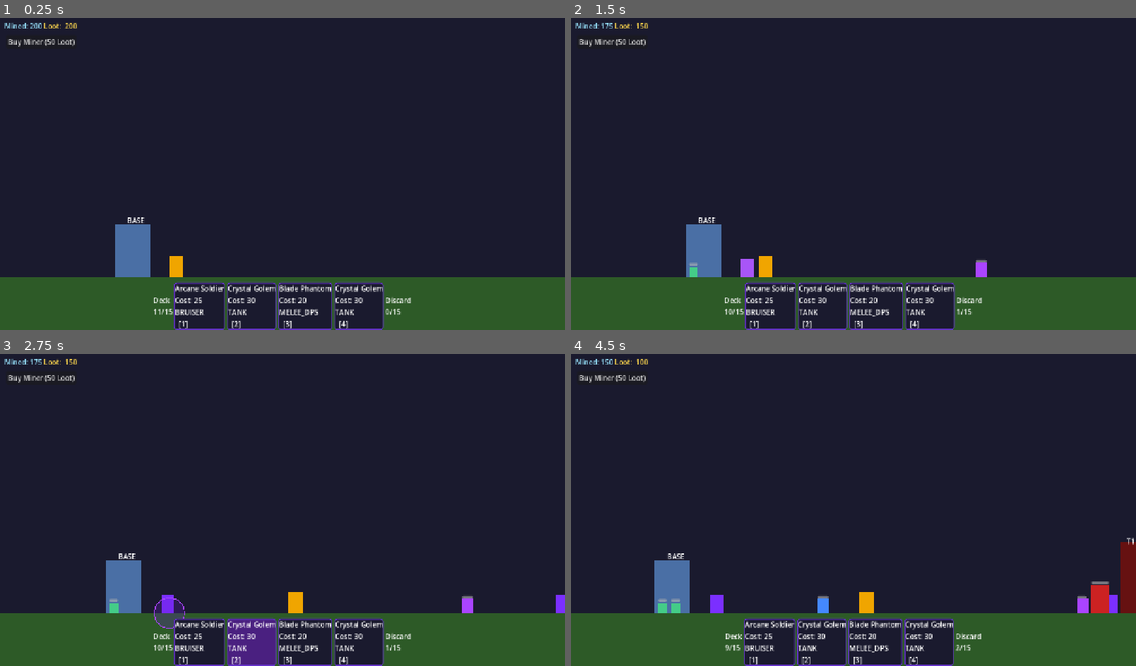
Above: before the commit, frames 1-4 (two rows, left to right).
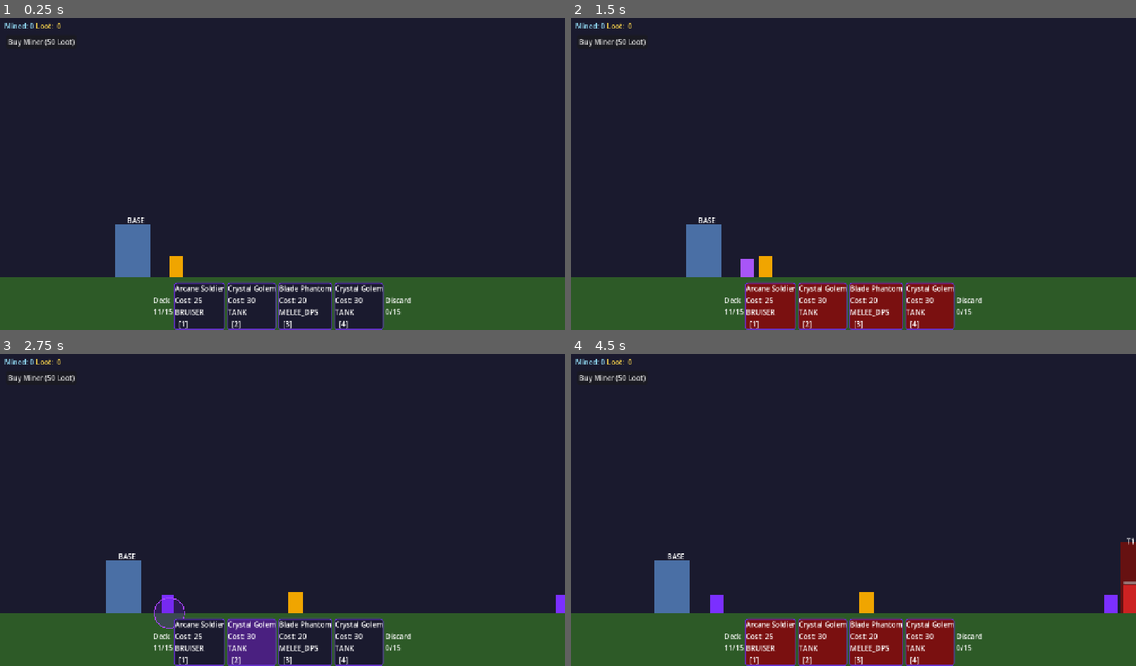
Above: after the commit, the same moments.

Repository: Saebeas/Simplespire
Game: Godot game, scene res://levels/main_game.tscn
Two runs of this game, one before a commit and one after it. Both use one fixed random seed, a clock stepped at 60 frames per second and the inputs below.
Inputs (mouse positions are in pixels of both pictures, inside the frame that each line leads up to):
- Up to frame 1 (0.25 s): no input
- Up to frame 2 (1.5 s): click "Buy Miner (50 Loot)" at 0.5 s; tap Enter at 1.25 s; move the mouse to (977, 155) at 1.27 s; hold D (move_right) from 1.28 s (still down); tap 1 at 1.35 s; click (977, 155) at 1.42 s
- Up to frame 3 (2.75 s): keep holding D (move_right); tap W (move_up) at 1.52, 2.27 s; move the mouse to (169, 522) at 2.02 s; tap 2 at 2.1 s
- Up to frame 4 (4.5 s): move the mouse to (910, 438) at 2.77 s; release D (move_right) at 2.78 s; hold A (move_left) 2.78-3.53 s; tap 3 at 2.85 s; move the mouse to (825, 572) at 3.52 s; hold D (move_right) from 3.53 s (still down); tap 4 at 3.6 s; click (825, 572) at 3.67 s; tap W (move_up) at 3.77 s; move the mouse to (1023, 553) at 4.27 s; tap F at 4.35 s

The runs differ from the first frame. In frame 1, 0.1% of the frame differs, in the area x 5-14%, y 1-4%; in frame 2, 5.3%; in frame 3, 0.3%; in frame 4, 6.6%, in the area x 5-100%, y 1-100%.

Commit message:
garrison and target priority

Diff:
--- a/autoloads/card_manager.gd
+++ b/autoloads/card_manager.gd
@@ -89,11 +89,29 @@
 	discard.append(card)
 	hand[slot] = null
 	_active_hand_index = -1
-	EventBus.card_played.emit(card, slot, EventBus.PlayMode.PUSH)
-	EventBus.minion_played.emit(card, position, EventBus.PlayMode.PUSH)
+	var garrison_tower: Node = _find_garrison_tower(position)
+	if garrison_tower != null:
+		var garrison_pos: Vector2 = garrison_tower.get_garrison_position()
+		EventBus.card_played.emit(card, slot, EventBus.PlayMode.GARRISON)
+		EventBus.minion_played.emit(card, garrison_pos, EventBus.PlayMode.GARRISON)
+	else:
+		EventBus.card_played.emit(card, slot, EventBus.PlayMode.PUSH)
+		EventBus.minion_played.emit(card, position, EventBus.PlayMode.PUSH)
 	print("[CardManager] Played '%s' from slot %d" % [card.display_name, slot])
 	_draw_into_slot(slot)
 
 
 func get_hand() -> Array:
 	return hand
+
+func _find_garrison_tower(pos: Vector2) -> Node:
+	var closest: Node = null
+	var closest_dist: float = 80.0
+	for tower in get_tree().get_nodes_in_group("player_towers"):
+		if not tower.has_garrison_slot():
+			continue
+		var dist: float = abs(tower.global_position.x - pos.x)
+		if dist < closest_dist:
+			closest_dist = dist
+			closest = tower
+	return closest
--- a/entities/enemy_creep.gd
+++ b/entities/enemy_creep.gd
@@ -71,7 +71,7 @@
 	var nearest: Node = null
 	var nearest_dist: float = MELEE_RANGE + 150.0
 
-	# Priority 1: player minions
+	# Priority 1: player minions (includes garrisoned)
 	for minion in get_tree().get_nodes_in_group("player_minions"):
 		if not is_instance_valid(minion):
 			continue
@@ -80,7 +80,18 @@
 			nearest_dist = dist
 			nearest = minion
 
-	# Priority 2: miners (only if no minion found)
+	# Priority 2: player tower bosses
+	if nearest == null:
+		nearest_dist = MELEE_RANGE + 150.0
+		for boss in get_tree().get_nodes_in_group("player_bosses"):
+			if not is_instance_valid(boss):
+				continue
+			var dist: float = abs(global_position.x - boss.global_position.x)
+			if dist < nearest_dist:
+				nearest_dist = dist
+				nearest = boss
+
+	# Priority 3: miners
 	if nearest == null:
 		nearest_dist = MELEE_RANGE + 150.0
 		for miner in get_tree().get_nodes_in_group("miners"):
@@ -91,7 +102,7 @@
 				nearest_dist = dist
 				nearest = miner
 
-	# Priority 3: player base
+	# Priority 4: player base
 	if nearest == null:
 		var base: Node = get_tree().get_first_node_in_group("player_base")
 		if base != null and is_instance_valid(base):
--- a/entities/minions/minion.gd
+++ b/entities/minions/minion.gd
@@ -10,6 +10,8 @@
 var move_speed: float = 120.0
 var boss_damage_multiplier: float = 1.0
 var role: int = 0
+var _is_garrisoned: bool = false
+var garrisoned_tower_index: int = -1
 
 const MELEE_RANGE: float = 40.0
 const ATTACK_INTERVAL: float = 1.0
@@ -56,20 +58,28 @@
 	_attack_timer += delta
 	_current_target = _find_nearest_target()
 
-	if _current_target != null:
-		var dist: float = abs(_current_target.global_position.x - global_position.x)
-		var effective_range: float = attack_range if attack_range > 0.0 else MELEE_RANGE
-		var dir: float = sign(_current_target.global_position.x - global_position.x)
-
-		if dist <= effective_range:
-			velocity.x = 0.0
-			if _attack_timer >= ATTACK_INTERVAL:
+	if _is_garrisoned:
+		velocity.x = 0.0
+		if _current_target != null and _attack_timer >= ATTACK_INTERVAL:
+			var dist: float = abs(_current_target.global_position.x - global_position.x)
+			var effective_range: float = attack_range if attack_range > 0.0 else MELEE_RANGE
+			if dist <= effective_range:
 				_attack_timer = 0.0
 				_do_attack()
+	else:
+		if _current_target != null:
+			var dist: float = abs(_current_target.global_position.x - global_position.x)
+			var effective_range: float = attack_range if attack_range > 0.0 else MELEE_RANGE
+			var dir: float = sign(_current_target.global_position.x - global_position.x)
+			if dist <= effective_range:
+				velocity.x = 0.0
+				if _attack_timer >= ATTACK_INTERVAL:
+					_attack_timer = 0.0
+					_do_attack()
+			else:
+				velocity.x = dir * move_speed
 		else:
-			velocity.x = dir * move_speed
-	else:
-		velocity.x = move_speed
+			velocity.x = move_speed
 
 	move_and_slide()
 
@@ -83,6 +93,8 @@
 func _die() -> void:
 	EventBus.unit_died.emit(self, null)
 	print("[Minion] %s died" % display_name)
+	if _is_garrisoned:
+		EventBus.tower_garrison_changed.emit(garrisoned_tower_index, -1, null)
 	queue_free()
 
 func _find_nearest_target() -> Node:
@@ -115,3 +127,15 @@
 		CardResource.Role.SWARM:     visual.color = Color("#ffff44")
 		CardResource.Role.SIEGE:     visual.color = Color("#ff8844")
 		CardResource.Role.BRUISER:   visual.color = Color("#aa44ff")
+
+func garrison(tower_idx: int, garrison_pos: Vector2) -> void:
+	_is_garrisoned = true
+	garrisoned_tower_index = tower_idx
+	global_position = garrison_pos
+	print("[Minion] %s garrisoned at tower %d" % [display_name, tower_idx + 1])
+
+
+func ungarrison() -> void:
+	_is_garrisoned = false
+	garrisoned_tower_index = -1
+	print("[Minion] %s ungarrisoned — pushing forward" % display_name)
--- a/entities/minions/minion_spawner.gd
+++ b/entities/minions/minion_spawner.gd
@@ -11,13 +11,26 @@
 	EventBus.minion_played.connect(_on_minion_played)
 
 
-func _on_minion_played(card: CardResource, position: Vector2, _mode: int) -> void:
+func _on_minion_played(card: CardResource, position: Vector2, mode: int) -> void:
 	var count: int = card.spawn_count
 	for i in range(count):
 		var minion: Minion = MINION_SCENE.instantiate()
 		var spawn_pos := position
-		if count > 1:
+		if mode == EventBus.PlayMode.PUSH and count > 1:
 			spawn_pos.x += i * SWARM_SPREAD
 		minion.global_position = spawn_pos
 		units_container.add_child(minion)
 		minion.setup(card)
+
+		if mode == EventBus.PlayMode.GARRISON:
+			var tower: Node = _find_tower_at(position)
+			if tower != null:
+				var slot: int = tower.add_garrison(minion)
+				if slot >= 0:
+					minion.garrison(tower.tower_index, position)
+
+func _find_tower_at(pos: Vector2) -> Node:
+	for tower in get_tree().get_nodes_in_group("player_towers"):
+		if abs(tower.global_position.x - pos.x) < 100.0:
+			return tower
+	return null
--- a/entities/tower.gd
+++ b/entities/tower.gd
@@ -16,6 +16,8 @@
 
 var owner_faction: int = EventBus.Faction.ENEMY
 var _boss: TowerBoss = null
+var garrison_slots: Array = [null, null]
+const GARRISON_OFFSETS: Array = [-40.0, 40.0]
 
 @onready var visual: ColorRect = $Visual
 @onready var name_label: Label = $NameLabel
@@ -29,6 +31,7 @@
 	_spawn_crystal_nodes()
 	visual.mouse_filter = Control.MOUSE_FILTER_IGNORE
 	name_label.mouse_filter = Control.MOUSE_FILTER_IGNORE
+	EventBus.unit_died.connect(_on_unit_died)
 
 func _spawn_boss() -> void:
 	if _boss != null and is_instance_valid(_boss):
@@ -55,6 +58,7 @@
 func _on_boss_died(idx: int, faction: int) -> void:
 	if idx != tower_index:
 		return
+	_ungarrison_all()
 
 	if faction == EventBus.Faction.ENEMY:
 		owner_faction = EventBus.Faction.PLAYER
@@ -78,3 +82,46 @@
 		node.global_position = Vector2(global_position.x + offset, global_position.y)
 		node.zone = zone_name
 		crystal_container.add_child(node)
+
+func has_garrison_slot() -> bool:
+	for slot in garrison_slots:
+		if slot == null:
+			return true
+	return false
+
+
+func get_garrison_position() -> Vector2:
+	for i in range(garrison_slots.size()):
+		if garrison_slots[i] == null:
+			return Vector2(global_position.x + GARRISON_OFFSETS[i], global_position.y - 48)
+	return global_position
+
+
+func add_garrison(minion: Node) -> int:
+	for i in range(garrison_slots.size()):
+		if garrison_slots[i] == null:
+			garrison_slots[i] = minion
+			EventBus.tower_garrison_changed.emit(tower_index, i, minion)
+			print("[Tower] Garrison slot %d filled at tower %d" % [i, tower_index + 1])
+			return i
+	return -1
+
+
+func remove_garrison(minion: Node) -> void:
+	for i in range(garrison_slots.size()):
+		if garrison_slots[i] == minion:
+			garrison_slots[i] = null
+			EventBus.tower_garrison_changed.emit(tower_index, i, null)
+			print("[Tower] Garrison slot %d cleared at tower %d" % [i, tower_index + 1])
+			return
+
+
+func _ungarrison_all() -> void:
+	for i in range(garrison_slots.size()):
+		var minion = garrison_slots[i]
+		if minion != null and is_instance_valid(minion):
+			minion.ungarrison()
+		garrison_slots[i] = null
+
+func _on_unit_died(entity: Node, _killer: Node) -> void:
+	remove_garrison(entity)
--- a/entities/tower_boss.gd
+++ b/entities/tower_boss.gd
@@ -58,7 +58,7 @@
 		add_to_group("enemy_creeps")
 		add_to_group("enemy_creep")
 	else:
-		add_to_group("player_minions")
+		add_to_group("player_bosses")
 
 
 func _update_faction_visuals() -> void:
--- a/levels/main_game.gd
+++ b/levels/main_game.gd
@@ -39,7 +39,7 @@
 	# Wire camera to player once player is in scene
 	_attach_camera_to_player()
 	CardManager.build_and_draw()
-	ResourceManager.debug_add_all(200)
+
 
 func _attach_camera_to_player() -> void:
 	var player: Node = get_tree().get_first_node_in_group("player")
